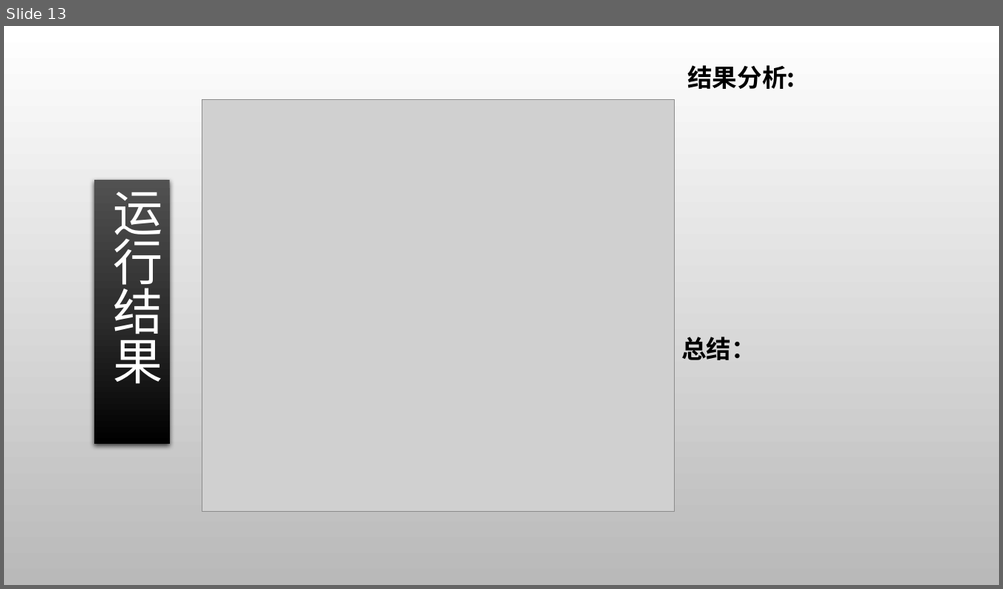
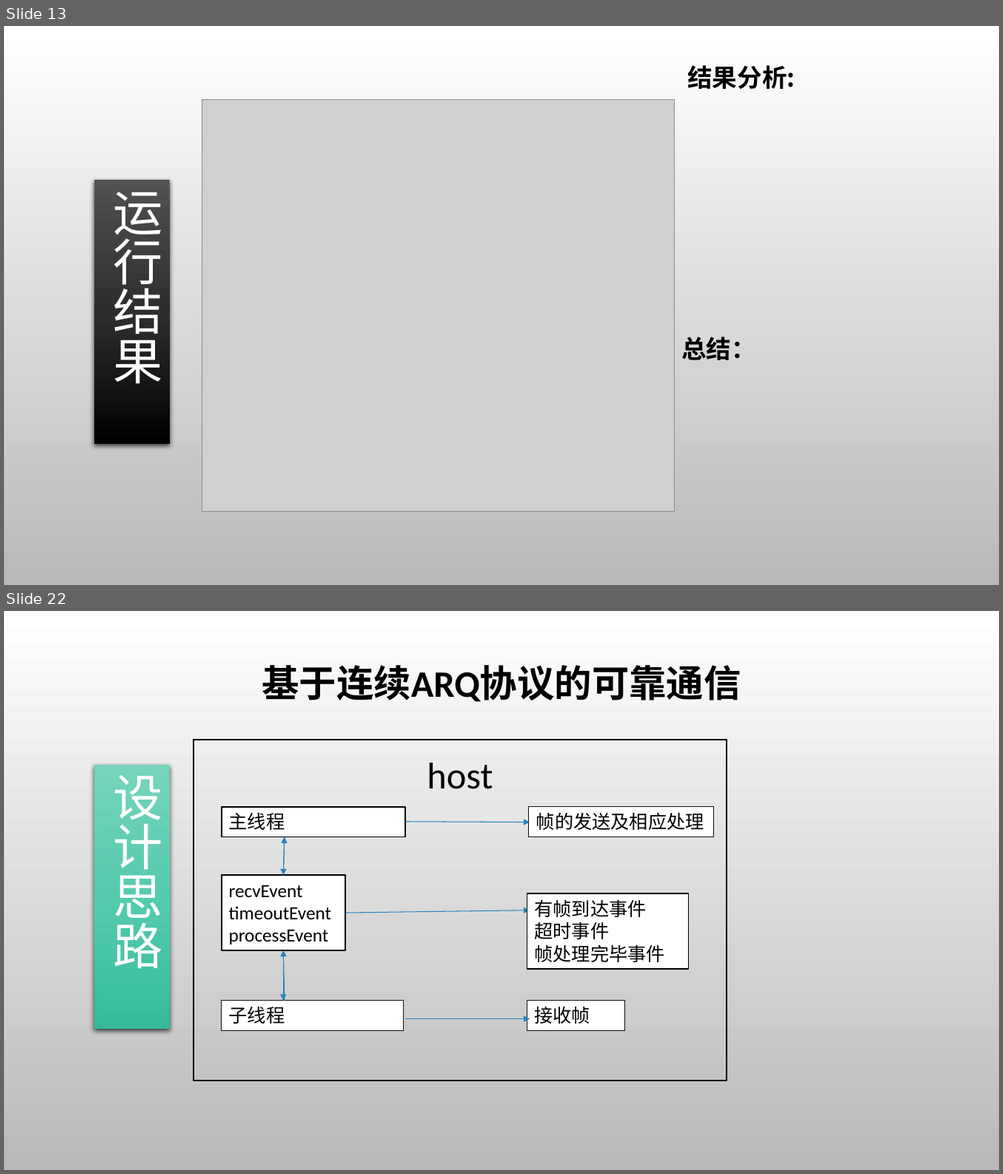
Before and after one commit to Tim-xiaofan/computer_network, a slide deck: python/ppt/ppt-chapter3.pptx. Shown one above the other, each under a label of ours: slide 13 before the commit, slides 13 and 22 after it; the slides between them are not shown. The pictures are 1003x589 and 1003x1174 pixels, drawn with LibreOffice and Linux fonts; fonts in the diff are those of the drawing; grey boxes stand for pictures; background and template pictures are left out. Boxes give left, top, right and bottom in pixels: in the first picture for what was removed or moved away, otherwise in the second. Text is boxed around its words. In the diff, an @@ line names an element or a change of style, - is before the commit and + after.

```diff
--- a/python/ppt/ppt-chapter3.pptx
+++ b/python/ppt/ppt-chapter3.pptx
@@ slide 22 added at (4, 611, 999, 1170), background picture (left out) @@
@@ text added at (262, 665, 740, 702), 36 pt, text #000000, bold @@
+基于连续ARQ协议的可靠通信
@@ rectangle added at (193, 740, 726, 1081), outline #000000 1.25 pt @@
@@ rectangle added at (94, 765, 170, 1029), fill gradient #77D4BC to #54CBAF to #36BA9C, 48 pt, text #FFFFFF @@
+设计思路
@@ text added at (427, 763, 492, 789), 36 pt, text #000000 @@
+host
@@ rectangle added at (221, 807, 405, 837), fill #FFFFFF, outline #000000 1.25 pt, 18 pt, text #000000 @@
+主线程
@@ rectangle added at (529, 807, 714, 837), fill #FFFFFF, outline #0D0D0D 0.75 pt, 18 pt, text #000000 @@
+帧的发送及相应处理
@@ arrow added from (405, 821) to (529, 822), #2683BF 0.75 pt @@
@@ arrow added from (284, 837) to (283, 875), #2683BF 0.75 pt @@
@@ arrow added from (283, 875) to (284, 837), #2683BF 0.75 pt @@
@@ rectangle added at (221, 875, 345, 951), fill #FFFFFF, outline #000000 1.25 pt, 18 pt, text #000000 @@
+recvEvent
+timeoutEvent
+processEvent
@@ rectangle added at (527, 894, 688, 969), fill #FFFFFF, outline #000000 1.25 pt, 18 pt, text #000000 @@
+有帧到达事件
+超时事件
+帧处理完毕事件
@@ arrow added from (345, 913) to (529, 910), #2683BF 0.75 pt @@
@@ arrow added from (283, 951) to (283, 1000), #2683BF 0.75 pt @@
@@ arrow added from (284, 1000) to (283, 951), #2683BF 0.75 pt @@
@@ rectangle added at (221, 1000, 403, 1031), fill #FFFFFF, outline #0D0D0D 0.75 pt, 18 pt, text #000000 @@
+子线程
@@ rectangle added at (527, 1000, 625, 1031), fill #FFFFFF, outline #0D0D0D 0.75 pt, 18 pt, text #000000 @@
+接收帧
@@ arrow added from (405, 1019) to (529, 1019), #2683BF 0.75 pt @@
```
Also in this commit, not shown: 16 other slides added.
